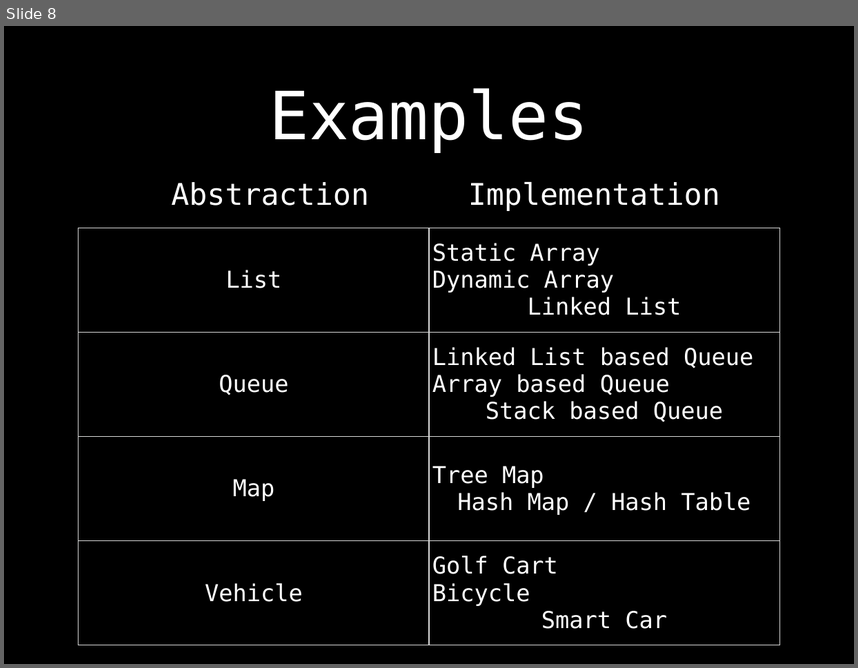
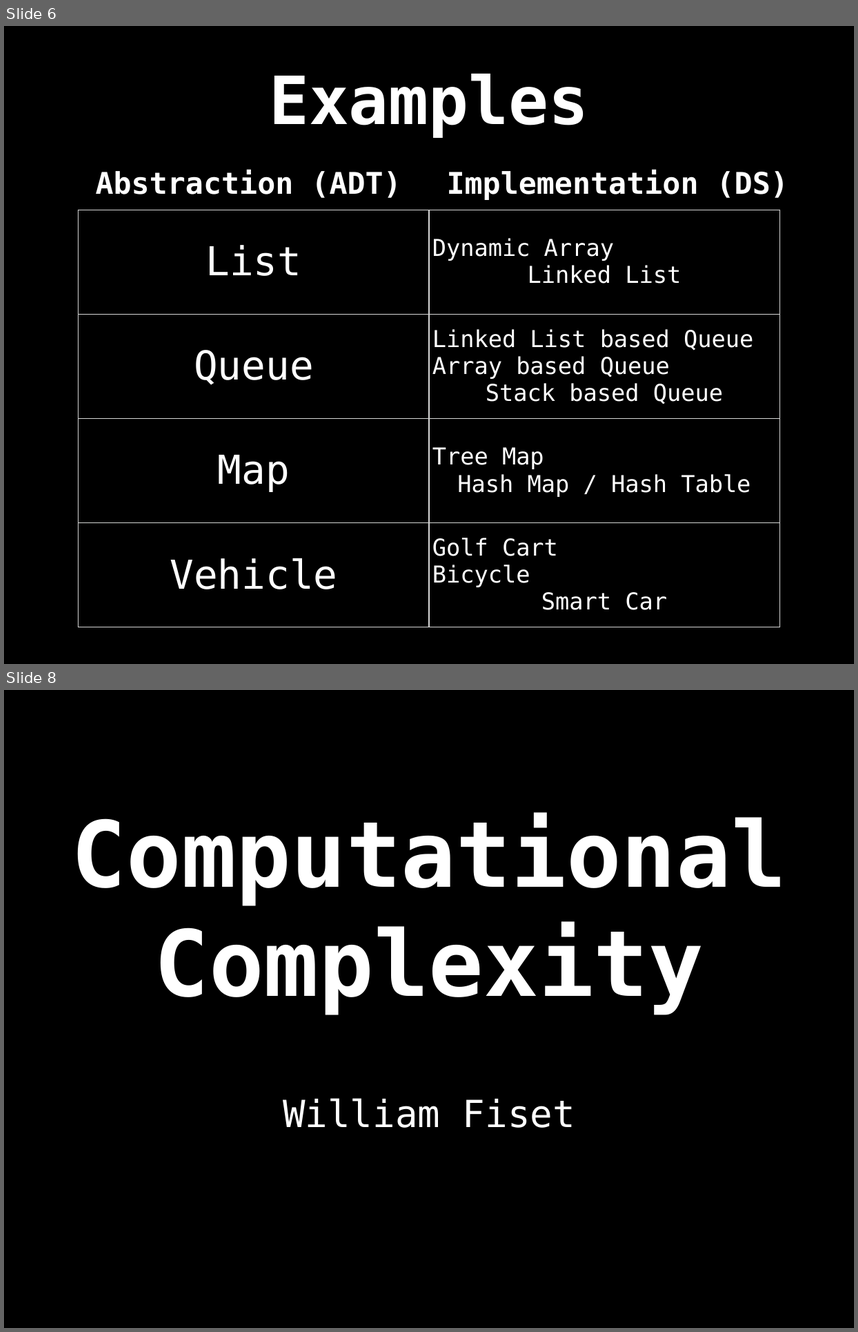
Before and after one commit to williamfiset/DEPRECATED-data-structures, a slide deck: Introduction/ds_intro_slides.pptx. Shown one above the other, each under a label of ours: slide 8 before the commit, slides 6 and 8 after it; the slides between them are not shown. The pictures are 858x668 and 858x1332 pixels, drawn with LibreOffice and Linux fonts; fonts in the diff are those of the drawing. Boxes give left, top, right and bottom in pixels: in the first picture for what was removed or moved away, otherwise in the second. Text is boxed around its words. In the diff, an @@ line names an element or a change of style, - is before the commit and + after.

```diff
--- a/Introduction/ds_intro_slides.pptx
+++ b/Introduction/ds_intro_slides.pptx
@@ slide 8 added at (4,690,854,1328), background #000000 @@
@@ title added at (72,812,786,1014), 110 pt, text #FFFFFF, bold @@
+Computational
+Complexity
@@ subtitle added at (283,1098,575,1127), 45 pt, text #FFFFFF @@
+William Fiset
@@ what was slide 8 is now slide 6 @@
@@ slide 6 changed as well @@
@@ title "Examples" at (269,74,589,138): bold on @@
@@ text at (96,170,401,198): text changed; bold on @@
-Abstraction
+Abstraction (ADT)
@@ text at (447,170,789,200): text changed; bold on @@
-Implementation
+Implementation (DS)
@@ table at (79,210,780,628) @@
-row 1, column 2: Static Array Dynamic Array Linked List
+row 1, column 2: Dynamic Array Linked List
@@ size 28 to 48 pt in "List", "Queue", "Map", "Vehicle" @@
@@ table: place and size @@
-table at (79,228,780,646)
+table at (79,210,780,628)
```
Also in this commit, not shown: 16 other slides changed, 3 other slides added, 5 slides removed, 2 other files.
